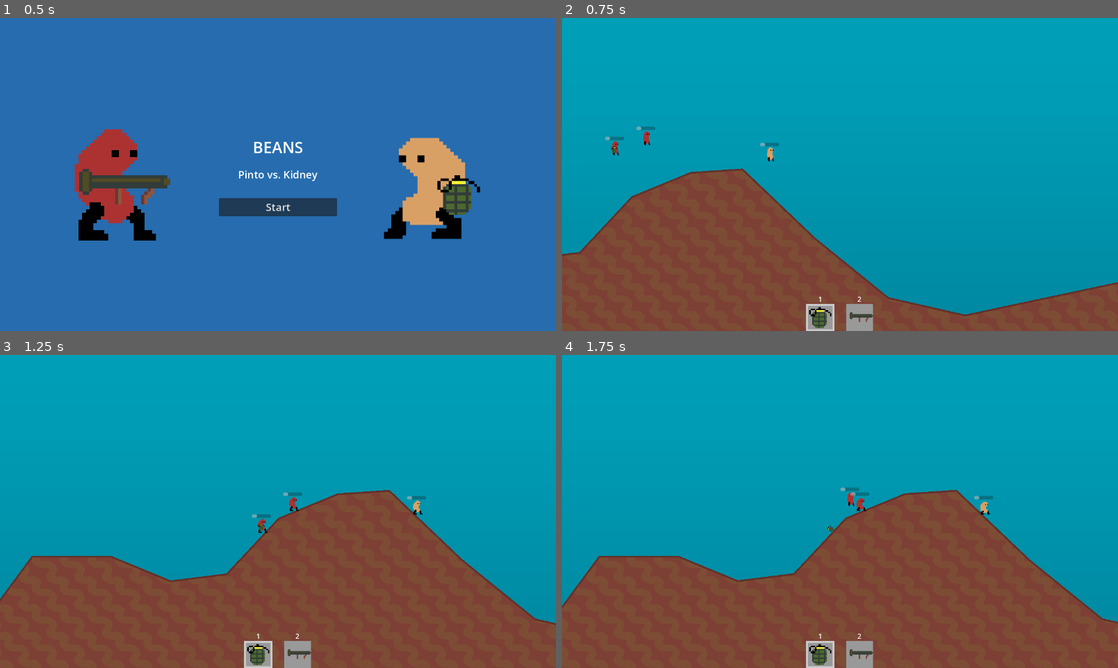
Above: before the commit, frames 1-4 (two rows, left to right).
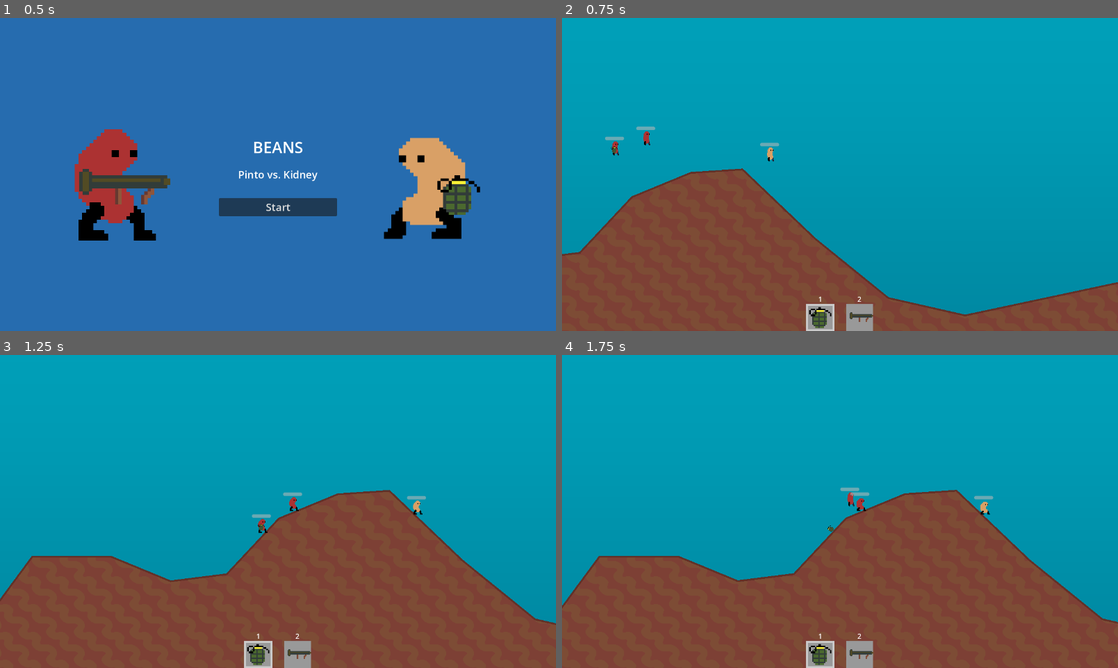
Above: after the commit, the same moments.

Repository: fredchien3/20-game-challenge
Game: Godot game, scene res://main/main.tscn
The game is run twice, just before and just after one commit, with the same random seed, the same clock (stepped at 60 frames per second) and the same inputs.
Inputs (mouse positions are in pixels of both pictures, inside the frame that each line leads up to):
- Up to frame 1 (0.5 s): no input
- Up to frame 2 (0.75 s): click "Start" at 0.5 s
- Up to frame 3 (1.25 s): no input
- Up to frame 4 (1.75 s): move the mouse to (812, 574) at 1.27 s; hold D (move_right) from 1.28 s (still down); hold 1 (select_weapon_1) from 1.28 s (still down); click (812, 574) at 1.42 s; tap Space (jump) at 1.52 s

Frame 1 is identical in both runs. In frame 2, 0.1% of the frame differs, in the area x 8-40%, y 34-42%; in frame 3, 0.1%; in frame 4, 0.1%, in the area x 50-78%, y 42-47%.

Commit message:
Make it 3 beans per team, adjust max health

Diff:
--- a/7--worms/bean/bean.gd
+++ b/7--worms/bean/bean.gd
@@ -14,6 +14,7 @@
 const JUMP_VELOCITY := -300.0
 ## How long the bean gets to move for after firing weapon
 const MOVEMENT_ALLOWANCE_AFTER_FIRING := 1.0
+const MAX_HEALTH := 50.0
 
 @export var type: Type
 @export var explosion_radius: float
@@ -38,9 +39,13 @@
 var can_move = false
 var can_shoot = false
 var power := 0.0
-var health := 20.0
-
+
+@onready var health := MAX_HEALTH
 @onready var current_weapon: PackedScene = GrenadeScene
+
+
+func _ready() -> void:
+	health_bar.max_value = MAX_HEALTH
 
 
 func _physics_process(delta: float) -> void:
--- a/7--worms/bean/bean.tscn
+++ b/7--worms/bean/bean.tscn
@@ -15,7 +15,6 @@
 collision_layer = 2
 floor_max_angle = 1.0471976
 script = ExtResource("1_a2qa3")
-type = null
 explosion_radius = 60.0
 power_rate = 500.0
 max_power = 750.0
